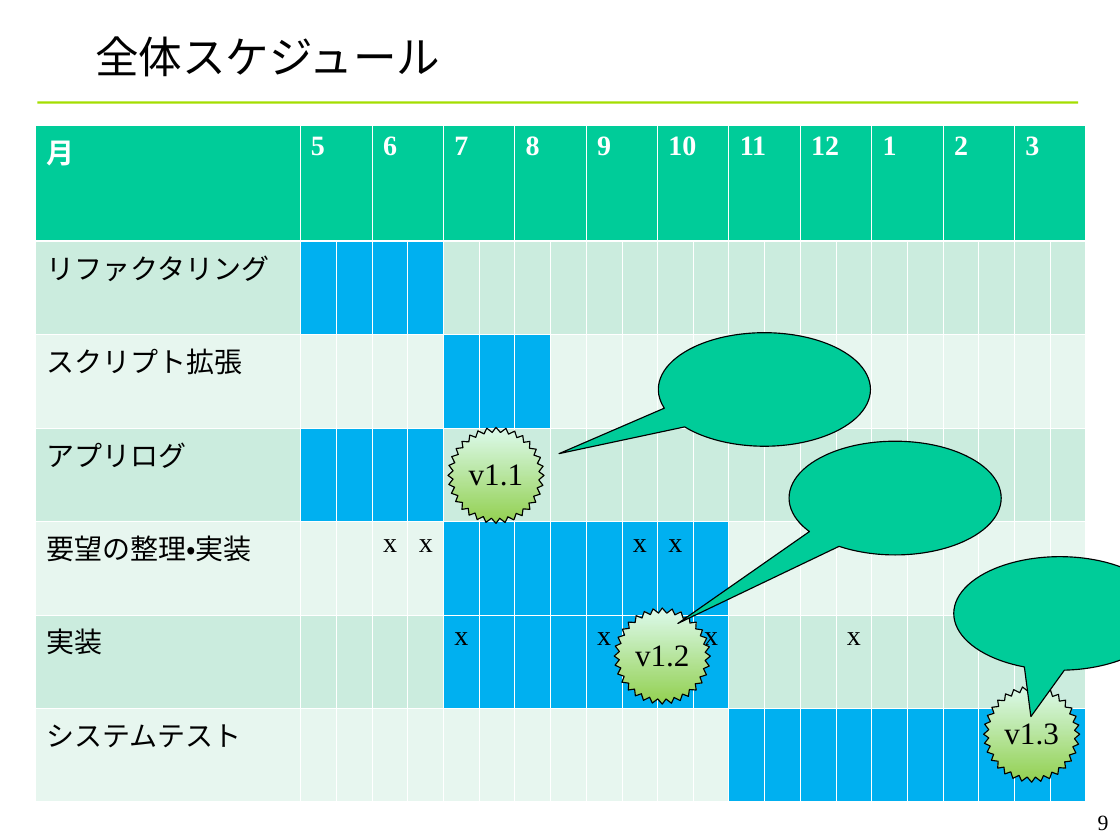
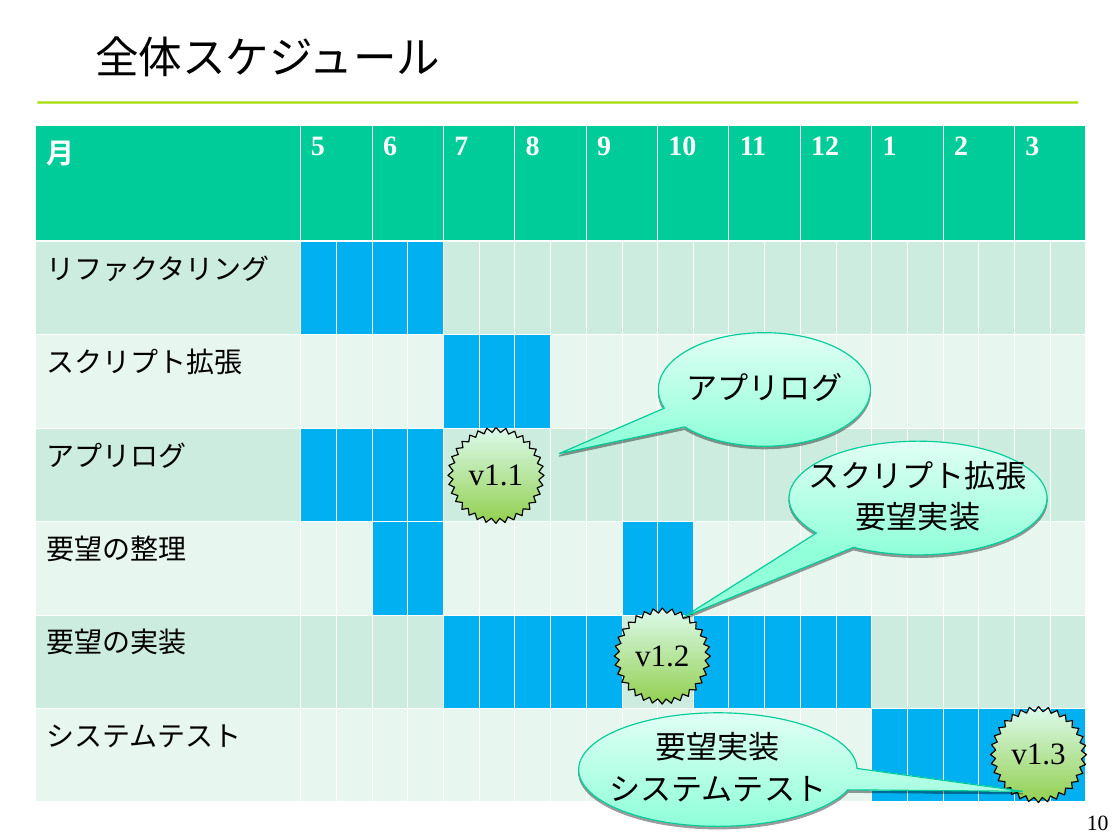
Before and after one commit to YixiaoLi/tlv4mc, a slide deck: slide 10 of doc/phase4/toppers_conference.ppt (slide 9 before the commit). Drawn at 1120x840 pixels with LibreOffice and Linux fonts; fonts in the diff are those of the drawing; background and template pictures are left out. Boxes give left, top, right and bottom in pixels: in the first picture for what was removed or moved away, otherwise in the second. Text is boxed around its words. In the diff, an @@ line names an element or a change of style, - is before the commit and + after.

```diff
--- a/doc/phase4/toppers_conference.ppt
+++ b/doc/phase4/toppers_conference.ppt
@@ table at (x1=36, y1=125, x2=1089, y2=802) @@
-row 5: 要望の整理・実装 |  |  | x | x |  |  |  |  |  | x | x |  |  |  |  |  |  |  |  |  |  | 
+row 5: 要望の整理 |  |  |  |  |  |  |  |  |  |  |  |  |  |  |  |  |  |  |  |  |  | 
-row 6: 実装 |  |  |  |  | x |  |  |  | x |  |  | x |  |  |  | x |  |  |  |  |  | 
+row 6: 要望の実装 |  |  |  |  |  |  |  |  |  |  |  |  |  |  |  |  |  |  |  |  |  | 
@@ fill #E7F6EF to #00B0F0 in 2 cells @@
@@ fill #00B0F0 to #E7F6EF in 10 cells @@
@@ fill #00B0F0 to #CBECDE in 2 cells @@
@@ fill #CBECDE to #00B0F0 in 4 cells @@
@@ speech bubble "アプリログ" at (x1=659, y1=333, x2=870, y2=446): fill #00CC99 to gradient #90FFDA to #E0FFF4; outline #000000 0.74 pt to #00CC98 0.74 pt; shadow on @@
@@ text in speech bubble at (x1=686, y1=373, x2=842, y2=401): text added @@
+アプリログ
@@ speech bubble removed at (x1=790, y1=441, x2=1001, y2=556) @@
@@ speech bubble added at (x1=790, y1=441, x2=1047, y2=556), fill gradient #90FFDA to #E0FFF4, outline #00CC98 0.74 pt, 20 pt, text #000000 @@
+スクリプト拡張
+要望実装
@@ speech bubble removed at (x1=954, y1=557, x2=1120, y2=670) @@
@@ speech bubble added at (x1=579, y1=712, x2=858, y2=825), fill gradient #90FFDA to #E0FFF4, outline #00CC98 0.74 pt, 20 pt, text #000000 @@
+要望実装
+システムテスト
@@ freeform shape "v1.3" moved from (x1=983, y1=687, x2=1080, y2=783) to (x1=990, y1=707, x2=1086, y2=803) @@
@@ page number at (x1=1087, y1=815, x2=1109, y2=831): text changed @@
-9
+10
```
Also in this commit, not shown: 4 other slides changed, 4 slides added, 3 slides removed.
